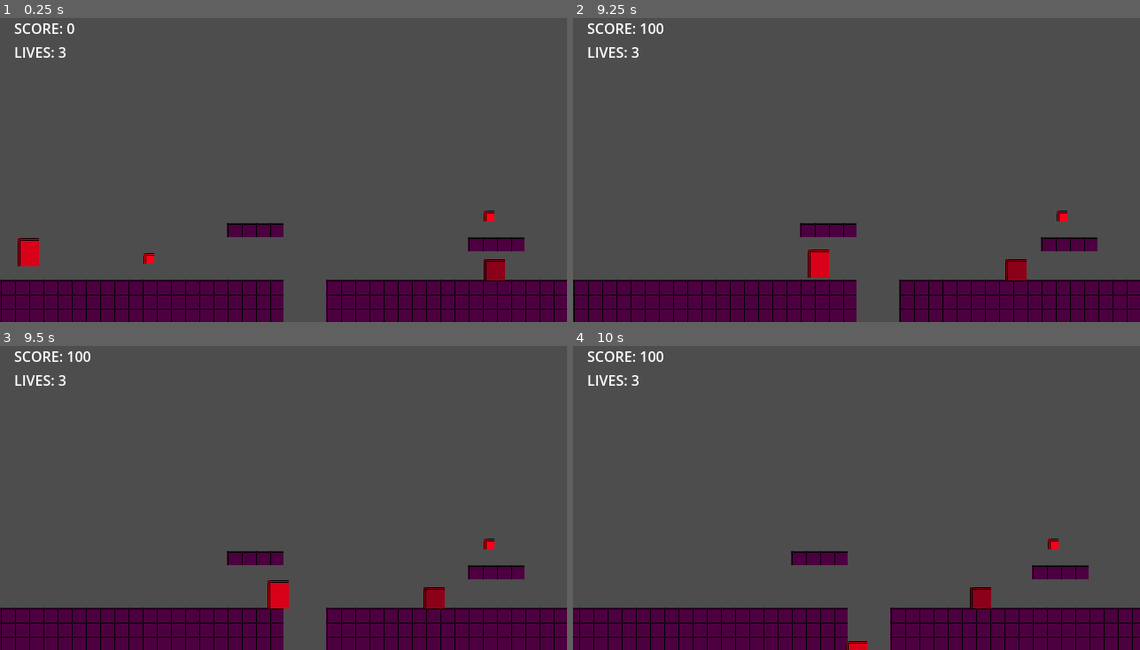
Above: before the commit, frames 1-4 (two rows, left to right).
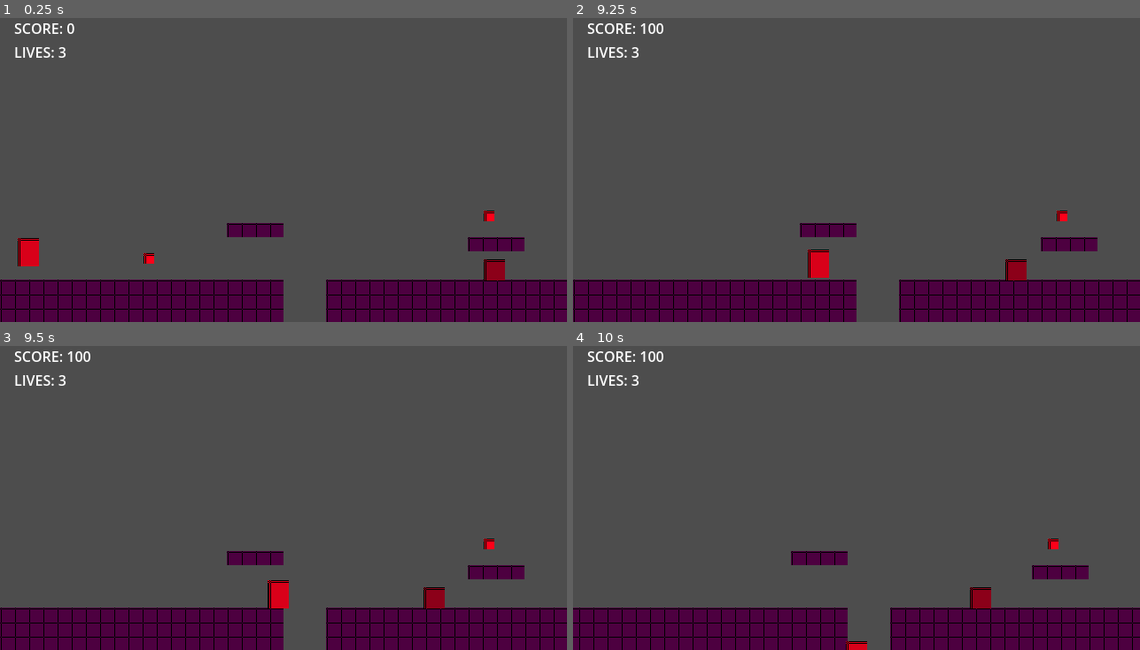
Above: after the commit, the same moments.

Repository: TE-ToshiakiTanaka2/clown
Game: Godot game, scene res://main.tscn
Two runs of this game, one before a commit and one after it. Both use one fixed random seed, a clock stepped at 60 frames per second and the inputs below.
Inputs:
- Up to frame 1 (0.25 s): no input
- Up to frame 2 (9.25 s): hold D (move_right) 0.53-2.03 s; tap Space (jump) at 0.77, 1.52, 3.02, 3.77, 4.52, 6.02, 6.77, 7.52, 9.02 s; hold A (move_left) 2.03-2.78 s; hold D (move_right) 2.78-4.28 s; hold A (move_left) 4.28-5.03 s; hold D (move_right) 5.03-5.78 s; hold A (move_left) 5.78-7.28 s; hold D (move_right) from 7.28 s (still down)
- Up to frame 3 (9.5 s): keep holding D (move_right)
- Up to frame 4 (10 s): release D (move_right) at 9.53 s; hold A (move_left) from 9.53 s (still down); tap Space (jump) at 9.77 s

Frames 1-2 are identical in both runs. In frame 3, less than 0.1% of the frame differs, in the area x 47-48%, y 77-87%; in frame 4, nothing differs.

Commit message:
refactor: drop redundant instance overrides in level_1.tscn (#3)
The packed level scene carried duplicated overrides of instanced
scenes' internals (Player's script/sprite/collider/timers, plus
script/layer properties on every goomba, coin, flag, and HUD
instance), so art or tuning changes in the source scenes would not
propagate. Keep only level-specific configuration: positions and the
Player's Camera2D child with level limits. Also removes the now-unused
script ext_resources and player sub-resources. As a side effect the
previously reported benign headless artifacts (import dialog-parenting
errors, exit-time RID leak warnings) no longer occur.

Co-Authored-By: Claude Sonnet 5 <noreply@anthropic.com>

Diff:
--- a/game/scenes/level_1.tscn
+++ b/game/scenes/level_1.tscn
@@ -1,16 +1,11 @@
 [gd_scene format=4]
 
 [ext_resource type="PackedScene" path="res://scenes/player.tscn" id="1_2os1m"]
-[ext_resource type="Script" path="res://scripts/player.gd" id="2_go7sj"]
 [ext_resource type="PackedScene" path="res://scenes/goomba.tscn" id="3_7gny6"]
-[ext_resource type="Script" path="res://scripts/goomba.gd" id="4_2aecg"]
 [ext_resource type="PackedScene" path="res://scenes/coin.tscn" id="5_6dial"]
-[ext_resource type="Script" path="res://scripts/coin.gd" id="6_7nomh"]
 [ext_resource type="PackedScene" path="res://scenes/flag.tscn" id="7_1s4pk"]
-[ext_resource type="Script" path="res://scripts/flag.gd" id="8_x2xxo"]
 [ext_resource type="Script" path="res://scripts/kill_zone.gd" id="9_2cbcq"]
 [ext_resource type="PackedScene" path="res://scenes/hud.tscn" id="10_isj1j"]
-[ext_resource type="Script" path="res://scripts/hud.gd" id="11_so66j"]
 
 [sub_resource type="PlaceholderTexture2D" id="PlaceholderTexture2D_tr1x6"]
 size = Vector2(16, 16)
@@ -25,12 +20,6 @@
 physics_layer_0/collision_mask = 0
 sources/0 = SubResource("TileSetAtlasSource_d5akn")
 
-[sub_resource type="PlaceholderTexture2D" id="PlaceholderTexture2D_player"]
-size = Vector2(24, 32)
-
-[sub_resource type="RectangleShape2D" id="RectangleShape2D_player"]
-size = Vector2(20, 30)
-
 [sub_resource type="WorldBoundaryShape2D" id="WorldBoundaryShape2D_x2fux"]
 
 [node name="Level1" type="Node2D" unique_id=965328361]
@@ -40,26 +29,8 @@
 tile_map_data = PackedByteArray("AAAAAAoAAAAAAAAAAAAAAAsAAAAAAAAAAAAAAAwAAAAAAAAAAAABAAoAAAAAAAAAAAABAAsAAAAAAAAAAAABAA …(8896 unchanged characters)…
 tile_set = SubResource("TileSet_wbtxt")
 
-[node name="Player" type="CharacterBody2D" parent="." unique_id=1881586780 instance=ExtResource("1_2os1m")]
+[node name="Player" parent="." unique_id=1881586780 instance=ExtResource("1_2os1m")]
 position = Vector2(32, 96)
-collision_layer = 2
-collision_mask = 5
-script = ExtResource("2_go7sj")
-
-[node name="Sprite2D" type="Sprite2D" parent="Player" unique_id=984992107]
-modulate = Color(0.85, 0.1, 0.1, 1)
-texture = SubResource("PlaceholderTexture2D_player")
-
-[node name="CollisionShape2D" type="CollisionShape2D" parent="Player" unique_id=608627683]
-shape = SubResource("RectangleShape2D_player")
-
-[node name="CoyoteTimer" type="Timer" parent="Player" unique_id=1230249519]
-wait_time = 0.1
-one_shot = true
-
-[node name="JumpBufferTimer" type="Timer" parent="Player" unique_id=667994805]
-wait_time = 0.1
-one_shot = true
 
 [node name="Camera2D" type="Camera2D" parent="Player" unique_id=781542783]
 limit_left = 0
@@ -71,79 +42,43 @@
 
 [node name="Enemies" type="Node2D" parent="." unique_id=2139006310]
 
-[node name="Goomba1" type="CharacterBody2D" parent="Enemies" unique_id=643393083 instance=ExtResource("3_7gny6")]
+[node name="Goomba1" parent="Enemies" unique_id=643393083 instance=ExtResource("3_7gny6")]
 position = Vector2(568, 149)
-collision_layer = 4
-collision_mask = 3
-script = ExtResource("4_2aecg")
 
-[node name="Goomba2" type="CharacterBody2D" parent="Enemies" unique_id=1572721395 instance=ExtResource("3_7gny6")]
+[node name="Goomba2" parent="Enemies" unique_id=1572721395 instance=ExtResource("3_7gny6")]
 position = Vector2(1448, 149)
-collision_layer = 4
-collision_mask = 3
-script = ExtResource("4_2aecg")
 
-[node name="Goomba3" type="CharacterBody2D" parent="Enemies" unique_id=126106528 instance=ExtResource("3_7gny6")]
+[node name="Goomba3" parent="Enemies" unique_id=126106528 instance=ExtResource("3_7gny6")]
 position = Vector2(2328, 149)
-collision_layer = 4
-collision_mask = 3
-script = ExtResource("4_2aecg")
 
 [node name="Coins" type="Node2D" parent="." unique_id=337635377]
 
-[node name="Coin1" type="Area2D" parent="Coins" unique_id=611006388 instance=ExtResource("5_6dial")]
+[node name="Coin1" parent="Coins" unique_id=611006388 instance=ExtResource("5_6dial")]
 position = Vector2(168, 136)
-collision_layer = 8
-collision_mask = 2
-script = ExtResource("6_7nomh")
 
-[node name="Coin2" type="Area2D" parent="Coins" unique_id=607528685 instance=ExtResource("5_6dial")]
+[node name="Coin2" parent="Coins" unique_id=607528685 instance=ExtResource("5_6dial")]
 position = Vector2(552, 88)
-collision_layer = 8
-collision_mask = 2
-script = ExtResource("6_7nomh")
 
-[node name="Coin3" type="Area2D" parent="Coins" unique_id=92647902 instance=ExtResource("5_6dial")]
+[node name="Coin3" parent="Coins" unique_id=92647902 instance=ExtResource("5_6dial")]
 position = Vector2(1016, 72)
-collision_layer = 8
-collision_mask = 2
-script = ExtResource("6_7nomh")
 
-[node name="Coin4" type="Area2D" parent="Coins" unique_id=1212812012 instance=ExtResource("5_6dial")]
+[node name="Coin4" parent="Coins" unique_id=1212812012 instance=ExtResource("5_6dial")]
 position = Vector2(1384, 88)
-collision_layer = 8
-collision_mask = 2
-script = ExtResource("6_7nomh")
 
-[node name="Coin5" type="Area2D" parent="Coins" unique_id=535334890 instance=ExtResource("5_6dial")]
+[node name="Coin5" parent="Coins" unique_id=535334890 instance=ExtResource("5_6dial")]
 position = Vector2(1784, 72)
-collision_layer = 8
-collision_mask = 2
-script = ExtResource("6_7nomh")
 
-[node name="Coin6" type="Area2D" parent="Coins" unique_id=1910741265 instance=ExtResource("5_6dial")]
+[node name="Coin6" parent="Coins" unique_id=1910741265 instance=ExtResource("5_6dial")]
 position = Vector2(2264, 88)
-collision_layer = 8
-collision_mask = 2
-script = ExtResource("6_7nomh")
 
-[node name="Coin7" type="Area2D" parent="Coins" unique_id=7818253 instance=ExtResource("5_6dial")]
+[node name="Coin7" parent="Coins" unique_id=7818253 instance=ExtResource("5_6dial")]
 position = Vector2(2664, 72)
-collision_layer = 8
-collision_mask = 2
-script = ExtResource("6_7nomh")
 
-[node name="Coin8" type="Area2D" parent="Coins" unique_id=1776299791 instance=ExtResource("5_6dial")]
+[node name="Coin8" parent="Coins" unique_id=1776299791 instance=ExtResource("5_6dial")]
 position = Vector2(3048, 136)
-collision_layer = 8
-collision_mask = 2
-script = ExtResource("6_7nomh")
 
-[node name="Flag" type="Area2D" parent="." unique_id=1809903053 instance=ExtResource("7_1s4pk")]
+[node name="Flag" parent="." unique_id=1809903053 instance=ExtResource("7_1s4pk")]
 position = Vector2(3144, 160)
-collision_layer = 8
-collision_mask = 2
-script = ExtResource("8_x2xxo")
 
 [node name="KillZone" type="Area2D" parent="." unique_id=305677522]
 position = Vector2(0, 288)
@@ -154,5 +89,4 @@
 [node name="@CollisionShape2D@2" type="CollisionShape2D" parent="KillZone" unique_id=165045920]
 shape = SubResource("WorldBoundaryShape2D_x2fux")
 
-[node name="HUD" type="CanvasLayer" parent="." unique_id=1877747562 instance=ExtResource("10_isj1j")]
-script = ExtResource("11_so66j")
+[node name="HUD" parent="." unique_id=1877747562 instance=ExtResource("10_isj1j")]
